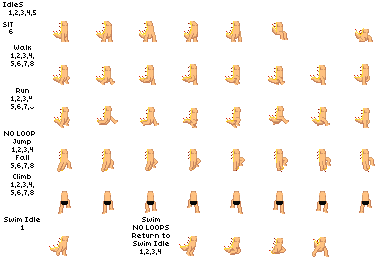
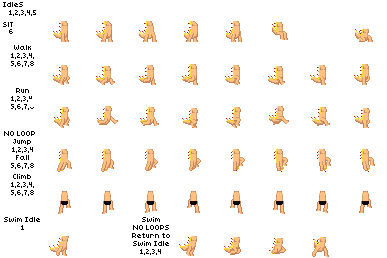
Layer changes from the first 387x258 image to the second:
added layer "Layer #16" above "Visible #1" over [185, 116, 360, 125]
painted on "Visible" over [183, 117, 190, 123]
